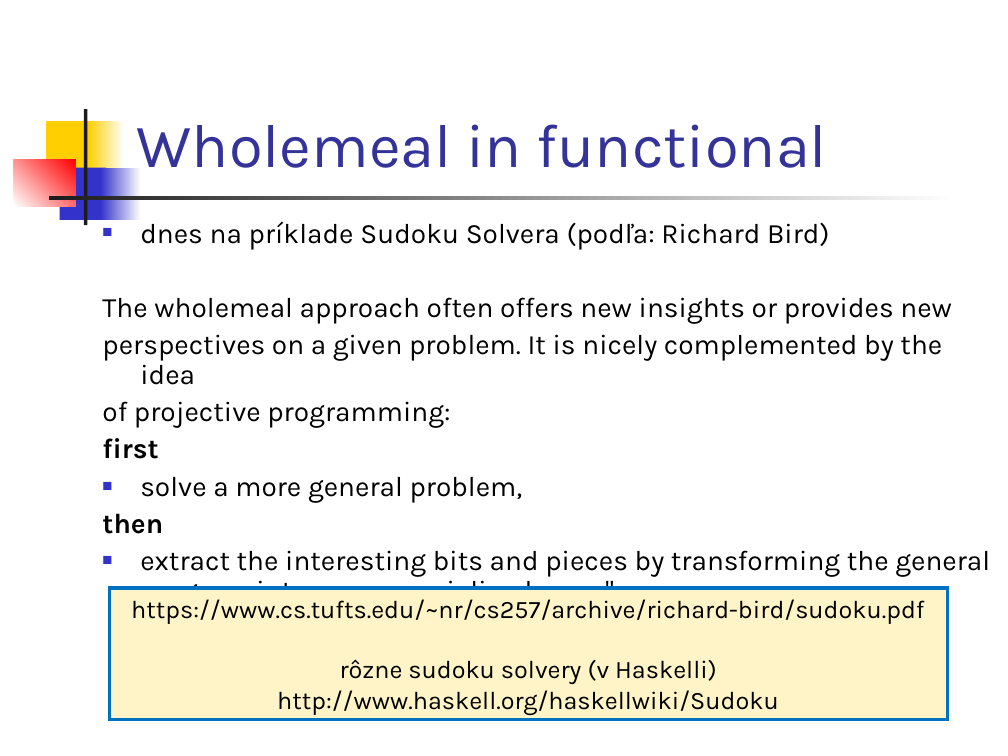
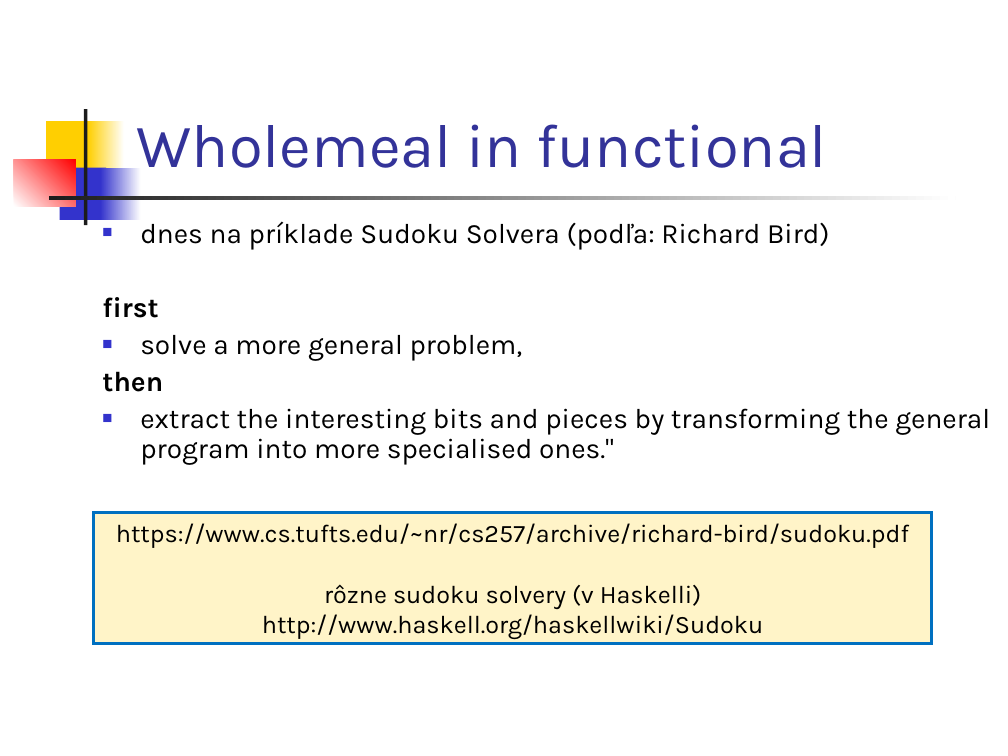
Before and after one commit to Funkcionalne/Prednasky, a slide deck: slide 20 of 04/04_fpro.ppt (slide 19 before the commit). Drawn at 1008x756 pixels with LibreOffice and Linux fonts; fonts in the diff are those of the drawing. Boxes give left, top, right and bottom in pixels: in the first picture for what was removed or moved away, otherwise in the second. Text is boxed around its words. In the diff, an @@ line names an element or a change of style, - is before the commit and + after.

```diff
--- a/04/04_fpro.ppt
+++ b/04/04_fpro.ppt
@@ text at [102,297,952,428]: paragraphs removed @@
-The wholemeal approach often offers new insights or provides new
-perspectives on a given problem. It is nicely complemented by the idea
-of projective programming:
@@ rectangle "https://www.cs.tufts.edu/~nr/cs257/archive/richard-bird/sudo ...": place and size @@
-rectangle "https://www.cs.tufts.edu/~nr/cs257/archive/richard-bird/sudo ..." at [109,588,947,719]
+rectangle "https://www.cs.tufts.edu/~nr/cs257/archive/richard-bird/sudo ..." at [94,512,931,643]
```
Also in this commit, not shown: 9 other slides changed, 1 slide added, 7 other files.
